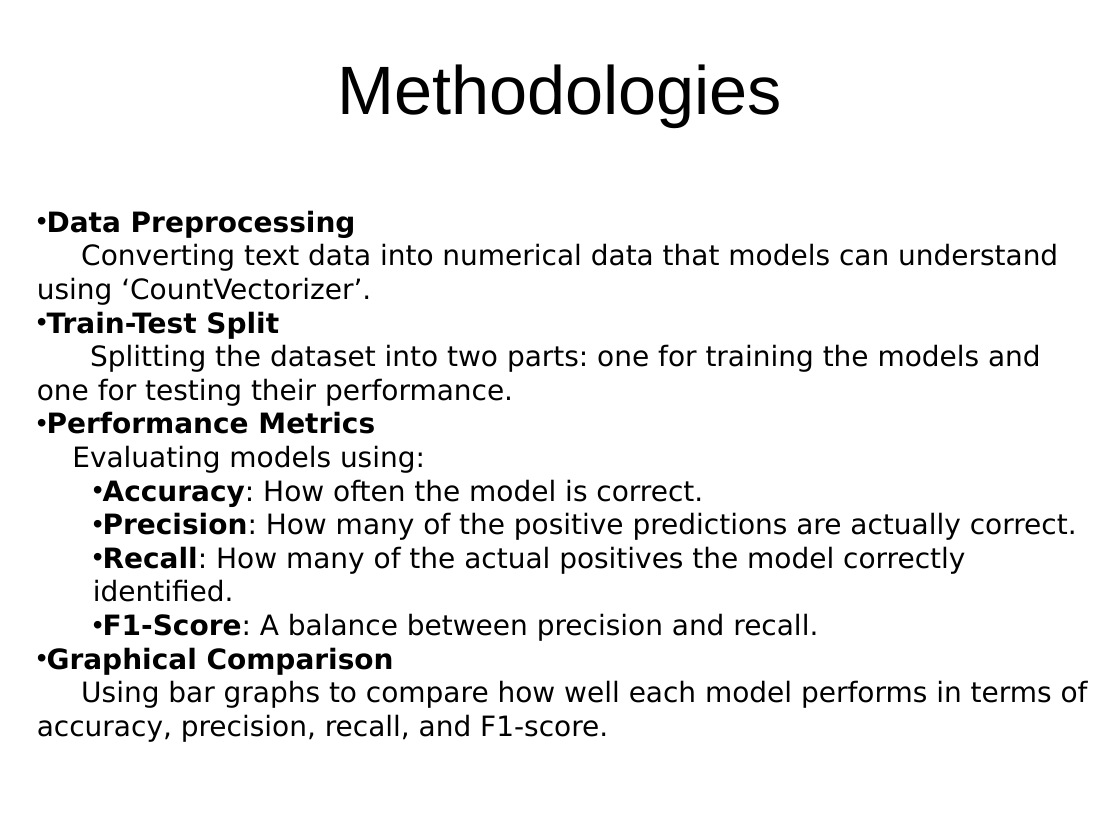
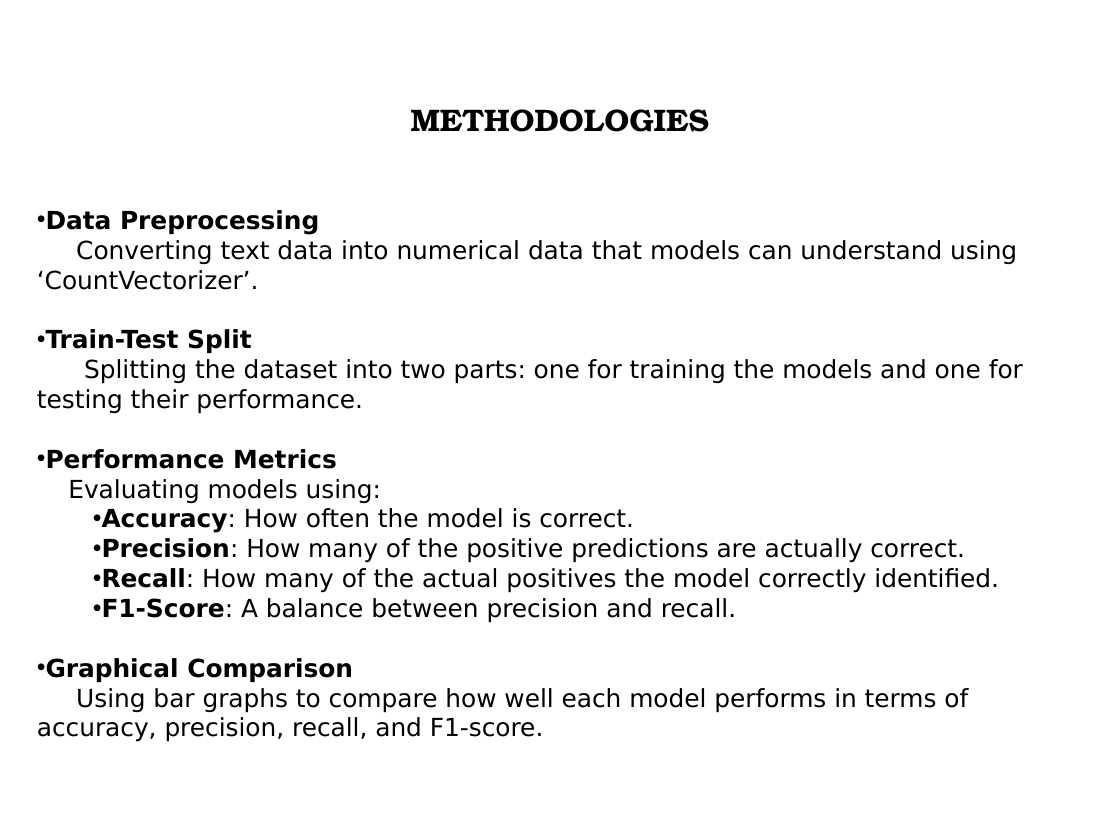
Before and after one commit to shivashankarenagandula/Cyber-threat-detection-based-on-artificial-neural-network-using-event-profiles, a slide deck: slide 6 of BATCH_14_RTR_CSD-A.pptx (slide 11 before the commit). Drawn at 1120x840 pixels with LibreOffice and Linux fonts; fonts in the diff are those of the drawing. Boxes give left, top, right and bottom in pixels: in the first picture for what was removed or moved away, otherwise in the second. Text is boxed around its words. In the diff, an @@ line names an element or a change of style, - is before the commit and + after.

```diff
--- a/BATCH_14_RTR_CSD-A.pptx
+++ b/BATCH_14_RTR_CSD-A.pptx
@@ title at <box>411,109,710,132</box>: text changed; size 44 to 20 pt; font Arial to TeX Gyre Bonum; bold on @@
-Methodologies
+METHODOLOGIES
@@ text "Data Preprocessing" at <box>37,210,1023,742</box>: size 18 to 16 pt @@
```
Also in this commit, not shown: 12 other slides changed, 3 slides added, 1 slide removed.
